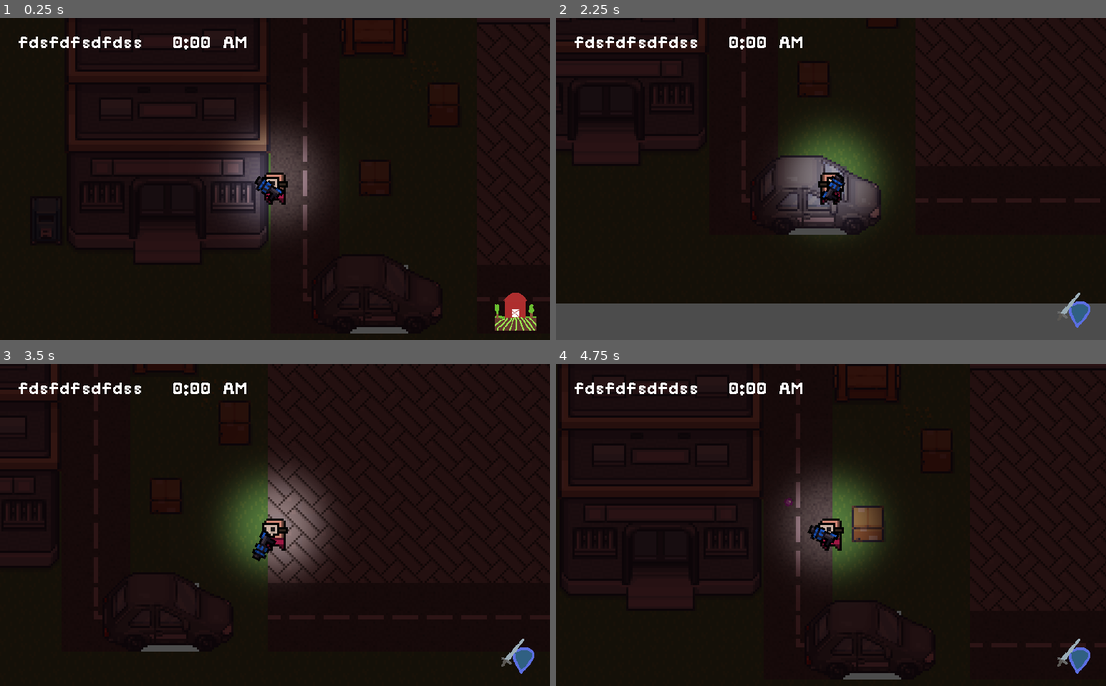
Above: before the commit, frames 1-4 (two rows, left to right).
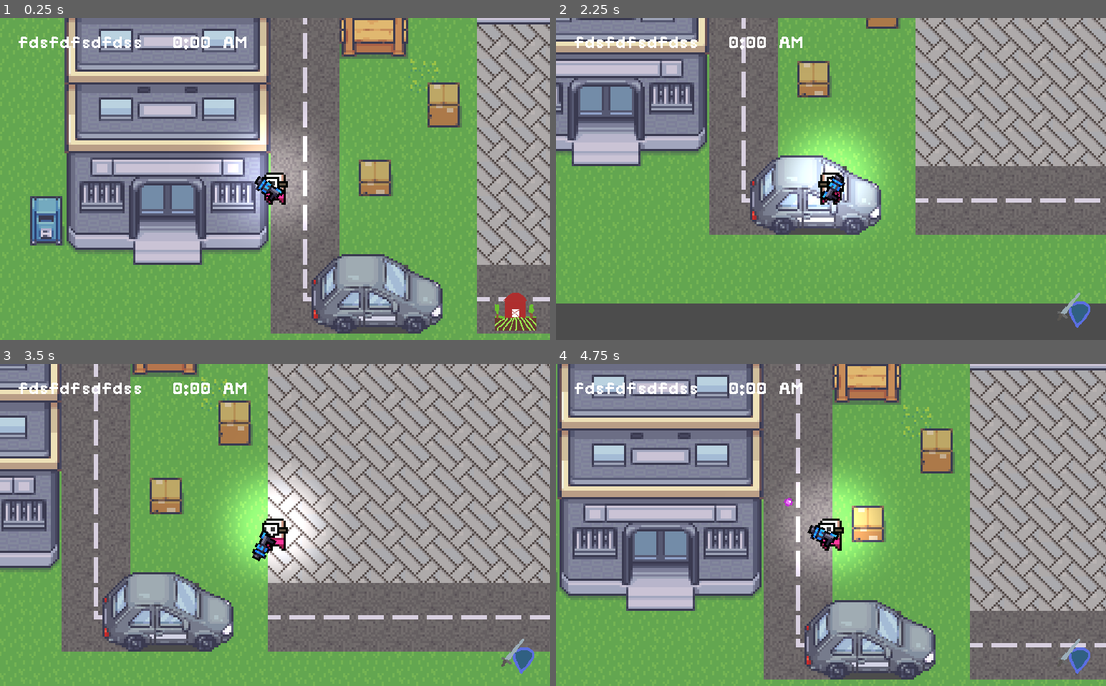
Above: after the commit, the same moments.

Repository: sugarvoid/gargun-valley
Game: Godot game, scene res://game/Game.tscn
The game is run twice, just before and just after one commit, with the same random seed, the same clock (stepped at 60 frames per second) and the same inputs.
Inputs (mouse positions are in pixels of both pictures, inside the frame that each line leads up to):
- Up to frame 1 (0.25 s): no input
- Up to frame 2 (2.25 s): tap Enter at 0.5 s; move the mouse to (952, 162) at 0.52 s; hold D (move_right) 0.53-1.28 s; tap R (light_toggle, bound only after the commit) at 0.6, 1.55 s; click (952, 162) at 0.67 s; move the mouse to (721, 195) at 1.27 s; hold S (move_down) 1.28-2.03 s; click (721, 195) at 1.35 s; move the mouse to (886, 108) at 2.02 s; hold D (move_right) from 2.03 s (still down); tap E (switch_mode) at 2.1 s
- Up to frame 3 (3.5 s): tap R (light_toggle, bound only after the commit) at 2.3, 2.85 s; move the mouse to (247, 589) at 2.77 s; release D (move_right) at 2.78 s; hold W (move_up) from 2.78 s (still down); click (247, 589) at 2.92 s
- Up to frame 4 (4.75 s): move the mouse to (996, 573) at 3.52 s; release W (move_up) at 3.53 s; hold A (move_left) from 3.53 s (still down); tap R (light_toggle, bound only after the commit) at 3.6, 4.55 s; move the mouse to (666, 476) at 4.27 s; click (666, 476) at 4.35 s

The runs differ from the first frame. In frame 1, 98% of the frame differs, in the area x 0-100%, y 0-100%; in frame 2, 88%; in frame 3, 99%; in frame 4, 99%.

Commit message:
Renamed GameClock added player liht toggle

Diff:
--- a/game/Game.tscn
+++ b/game/Game.tscn
@@ -10,7 +10,7 @@
 [ext_resource path="res://game/Modern_Exteriors_Singles_Shop_Market_10.png" type="Texture" id=8]
 [ext_resource path="res://SunnysideWorld_Tileset_V0.1.png" type="Texture" id=9]
 [ext_resource path="res://map.png" type="Texture" id=10]
-[ext_resource path="res://game/manager/GameClock.tscn" type="PackedScene" id=11]
+[ext_resource path="res://game/manager/TimeManager.tscn" type="PackedScene" id=11]
 
 [sub_resource type="TileSet" id=2]
 0/name = "SunnysideWorld_Tileset_V0.1.png 0"
@@ -229,7 +229,7 @@
 [node name="Game" type="Node2D"]
 script = ExtResource( 5 )
 
-[node name="GameClock" parent="." instance=ExtResource( 11 )]
+[node name="TimeManager" parent="." instance=ExtResource( 11 )]
 
 [node name="TileMap2" type="TileMap" parent="."]
 tile_set = SubResource( 2 )
@@ -290,6 +290,5 @@
 texture = ExtResource( 8 )
 
 [node name="CanvasModulate" type="CanvasModulate" parent="."]
-color = Color( 0.203922, 0.0941176, 0.0941176, 1 )
 
 [node name="Tween" type="Tween" parent="CanvasModulate"]
--- a/game/actor/player/Player.tscn
+++ b/game/actor/player/Player.tscn
@@ -61,7 +61,7 @@
 
 [node name="ClickTimer" type="Timer" parent="."]
 
-[node name="Light2D" type="Light2D" parent="."]
+[node name="Light" type="Light2D" parent="."]
 texture = ExtResource( 4 )
 texture_scale = 0.2
 energy = 0.8
--- a/game/actor/player/player.gd
+++ b/game/actor/player/player.gd
@@ -47,9 +47,13 @@
 		if can_click:
 			can_click = false
 			$ClickTimer.start(self.click_recharge_time)
+
 	if event.is_action_released("switch_mode"):
 		emit_signal("on_play_mode_toggle")
 		Global.toggle_player_mode()
+
+	if event.is_action_released("light_toggle"):
+		$Light.enabled = 1 - int($Light.enabled)
 
 func _on_InteractionArea_area_entered(area: InteractiveObject) -> void:
 	if area != InteractiveObject:
--- a/game/game.gd
+++ b/game/game.gd
@@ -4,7 +4,7 @@
 onready var p_Projectile: PackedScene = preload("res://game/projectile/Projectile.tscn")
 
 onready var hud: CanvasLayer = get_node("HUD")
-onready var clock: GameClock = get_node("GameClock")
+onready var time_manager: TimeManager = get_node("TimeManager")
 onready var player: Player = get_node("Player")
 
 const dawn_color: Color = Color("141d35")
@@ -12,12 +12,13 @@
 const evening_color: Color = Color("341818")
 const day_color: Color = Color.white
 
+
 func _ready() -> void:
 	self.player.connect("on_play_mode_toggle", self, "_toggle_mode_icon")
 	self.player.connect("on_weapon_fired_pressed", self, "_make_bullet")
-	self.clock.connect("_on_the_minunte", self.hud, "update_time")
+	self.time_manager.connect("_on_the_minunte", self.hud, "update_time")
 
-func _input(event):
+func _unhandled_input(event):
 	if event.is_action_pressed("ui_cancel"):
 		get_tree().quit()
 
--- a/game/manager/GameClock.tscn
+++ b/game/manager/TimeManager.tscn
@@ -1,8 +1,8 @@
 [gd_scene load_steps=2 format=2]
 
-[ext_resource path="res://game/manager/game_clock.gd" type="Script" id=1]
+[ext_resource path="res://game/manager/time_manager.gd" type="Script" id=1]
 
-[node name="GameClock" type="Node"]
+[node name="TimeManager" type="Node"]
 script = ExtResource( 1 )
 
 [node name="Timer" type="Timer" parent="."]
--- /dev/null
+++ b/game/manager/date_time.gd
@@ -0,0 +1,29 @@
+extends Reference
+class_name DateTime
+
+
+var minunte: int = 0
+var hour: int = 0
+var day = 1
+var month = 1
+var year: int = 1999
+var current_day_of_week: int = 0
+
+func get_date_string() -> String:
+	return "0:00pm"
+
+func _init():
+	pass
+
+func _ready():
+	self.day = 13
+
+func set_date():
+	pass
+
+func sayHey():
+	print('het')
+
+
+func add_days(days: int):
+	self.day += days
--- a/game/manager/game_clock.gd
+++ b/game/manager/time_manager.gd
@@ -1,25 +1,34 @@
 extends Node
-class_name GameClock
+class_name TimeManager
 
 signal _on_the_day
 signal _on_the_hour
 signal _on_the_week
 signal _on_the_minunte
 
+
+
 onready var timer: Timer = get_node("Timer")
 
 # One in-game min = ten second
-const MIN_LENGTH = 5
+const MIN_LENGTH: int = 5
 
 var minunte: int = 0
 var hour: int = 0
-
-var day = 1
-var month = 1
+var day: int = 1
+var month: int = 1
 var year: int = 1999
 var current_day_of_week: int = 0
 
 var is_paused: bool = false
+
+enum PHASES {
+	DAWN,
+	MORNING,
+	AFTERNOON,
+	EVENING,
+	NIGHT
+}
 
 
 const DAYS: Array = [
@@ -100,6 +109,18 @@
 func get_date() -> String:
 	return "{0}/{1}/{2}".format([month, str(day).pad_zeros(2), year])
 
+func _init():
+	pass
+
+
+
+func set_date():
+	pass
+
+
+func add_days(days: int):
+	self.day += days
+
 func _on_Timer_timeout() -> void:
 	tick()
 	print("tick")
--- a/project.godot
+++ b/project.godot
@@ -14,10 +14,10 @@
 "language": "GDScript",
 "path": "res://game/item/crop/crop.gd"
 }, {
-"base": "Node",
-"class": "GameClock",
+"base": "Reference",
+"class": "DateTime",
 "language": "GDScript",
-"path": "res://game/manager/game_clock.gd"
+"path": "res://game/manager/date_time.gd"
 }, {
 "base": "Area2D",
 "class": "InteractiveObject",
@@ -38,14 +38,20 @@
 "class": "Plot",
 "language": "GDScript",
 "path": "res://game/interactive_object/plot/plot.gd"
+}, {
+"base": "Node",
+"class": "TimeManager",
+"language": "GDScript",
+"path": "res://game/manager/time_manager.gd"
 } ]
 _global_script_class_icons={
 "Crop": "",
-"GameClock": "",
+"DateTime": "",
 "InteractiveObject": "",
 "Item": "",
 "Player": "",
-"Plot": ""
+"Plot": "",
+"TimeManager": ""
 }
 
 [application]
@@ -123,6 +129,11 @@
 "events": [ Object(InputEventKey,"resource_local_to_scene":false,"resource_name":"","device":0,"alt":false,"shift":false,"control":false,"meta":false,"command":false,"pressed":false,"scancode":68,"physical_scancode":0,"unicode":0,"echo":false,"script":null)
  ]
 }
+light_toggle={
+"deadzone": 0.5,
+"events": [ Object(InputEventKey,"resource_local_to_scene":false,"resource_name":"","device":0,"alt":false,"shift":false,"control":false,"meta":false,"command":false,"pressed":false,"scancode":82,"physical_scancode":0,"unicode":0,"echo":false,"script":null)
+ ]
+}
 
 [physics]
 
